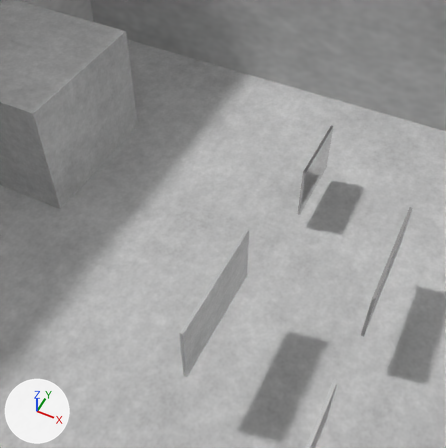
Renders of the glTF model project/Resources/Model/gltf/Stage/map01/map01.gltf from each side of a commit.
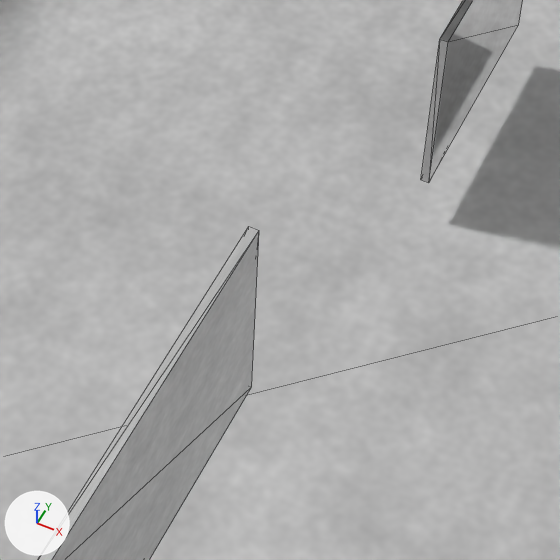
Each version is shown from a 50 mm lens placed at (13.42, -43.08, 37.19), pointed at (-0.9, -14.46, 1.41), then close up on the part from 39% to 76% of the width and 36% to 73% of the height. The lights are fixed; the arrows at lower left show +X, +Y and +Z. The older version's two pictures come first. The close-ups show mesh edges as thin lines.

The older version as bpy lines, for what is in view:
```python
me_立方体_014 = bpy.data.meshes.new('立方体.014')
me_立方体_014.from_pydata(...)  # a box spanning x -27.0..27.0, y -46.0..6.0, z -2.2..0.2
me_立方体_014.materials.append(mat_マテリアル_001)  # picture img_concrete
me_立方体_015 = bpy.data.meshes.new('立方体.015')
me_立方体_015.from_pydata(...)  # a box spanning x 3.9..4.1, y -11.0..-5.0, z 1.5..6.0
me_立方体_015.materials.append(mat_マテリアル)  # picture img_concrete
me_立方体_017 = bpy.data.meshes.new('立方体.017')
me_立方体_017.from_pydata(...)  # a box spanning x 3.9..4.1, y -29.0..-21.0, z 5.5..10.0
me_立方体_017.materials.append(mat_マテリアル_003)  # picture img_concrete
ob_立方体 = bpy.data.objects.new('立方体', me_立方体_014)
ob_立方体.location = (0.0, 0.0, 0.0)
ob_立方体_001 = bpy.data.objects.new('立方体.001', me_立方体_015)
ob_立方体_001.location = (0.0, 0.0, 0.0)
ob_立方体_003 = bpy.data.objects.new('立方体.003', me_立方体_017)
ob_立方体_003.location = (0.0, 0.0, 0.0)
```
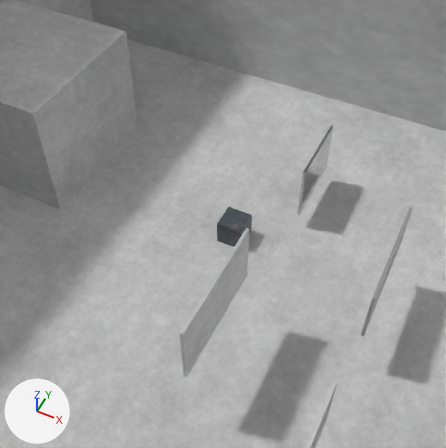
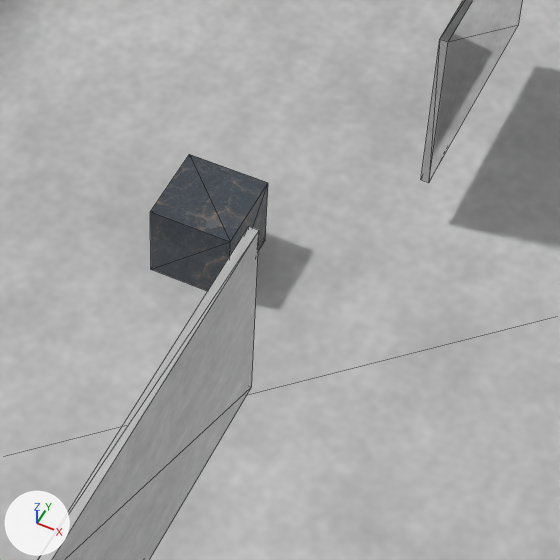
Patch to the scene script:
```diff
--- a/project/Resources/Model/gltf/Stage/map01/map01.gltf.py
+++ b/project/Resources/Model/gltf/Stage/map01/map01.gltf.py
@@ img_rockcolor @@
+img_rockcolor = load_image('RockColor', 'RockColor.png', 2048, 2048, 'sRGB')
@@ mat_マテリアル_004 @@
+mat_マテリアル_004 = principled_material('マテリアル.004')
+mat_マテリアル_004.texture = img_rockcolor
@@ me_立方体_007 @@
+me_立方体_007.from_pydata(...)  # a box spanning x -1.0..1.0, y -15.27..-13.27, z 0.2..2.2
+me_立方体_007.materials.append(mat_マテリアル_004)  # picture img_rockcolor
@@ ob_立方体_012 @@
+ob_立方体_012 = bpy.data.objects.new('立方体.012', me_立方体_007)
+ob_立方体_012.location = (0.0, 0.0, 0.0)
```

Boxes [x1, y1, x2, y2] around the edits, measured in the close-ups (560 x 560 px):
'立方体.012', added
    after: [150, 154, 268, 291]
